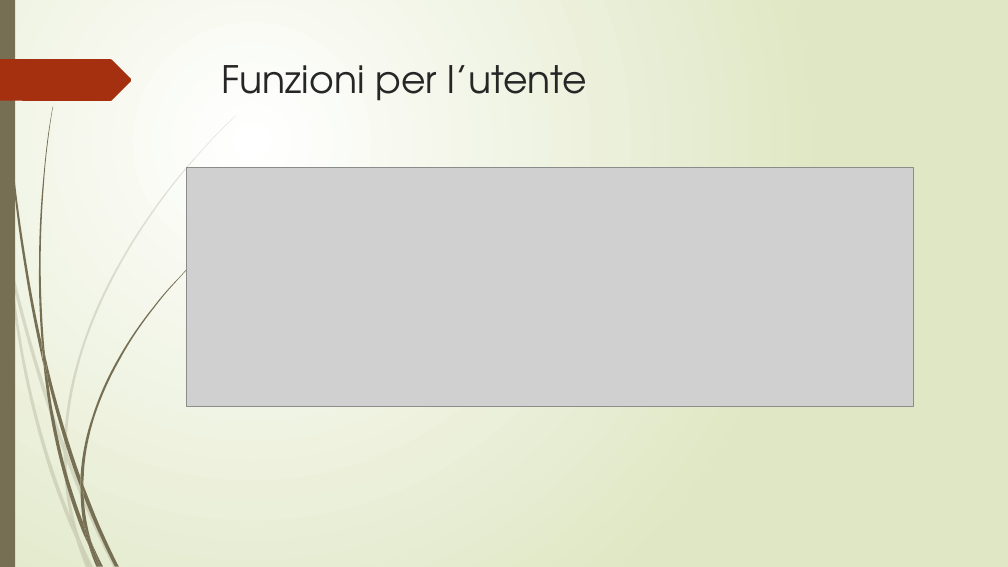
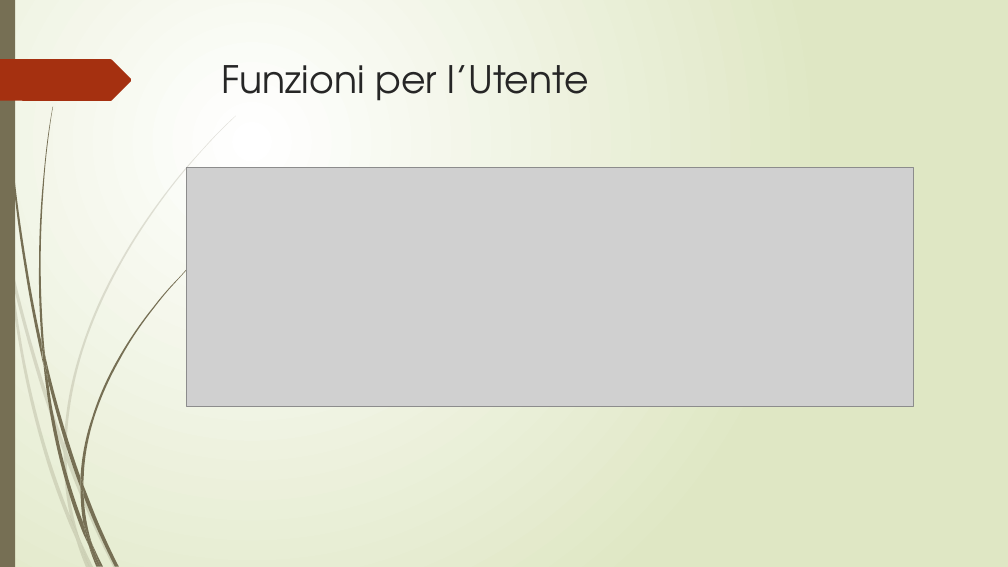
Before and after one commit to lpleo/Ingegneria_Software_2014, a slide deck: slide 19 of Slide/Slide Alby.pptx. Drawn at 1008x567 pixels with LibreOffice and Linux fonts; fonts in the diff are those of the drawing; grey boxes stand for pictures. Boxes give left, top, right and bottom in pixels: in the first picture for what was removed or moved away, otherwise in the second. Text is boxed around its words. In the diff, an @@ line names an element or a change of style, - is before the commit and + after.

```diff
--- a/Slide/Slide Alby.pptx
+++ b/Slide/Slide Alby.pptx
@@ title at (x1=222, y1=65, x2=590, y2=101): text changed @@
-Funzioni per l’utente
+Funzioni per l’Utente
```
Also in this commit, not shown: 2 other slides changed, 1 slide added, 1 slide removed, 3 other files.
